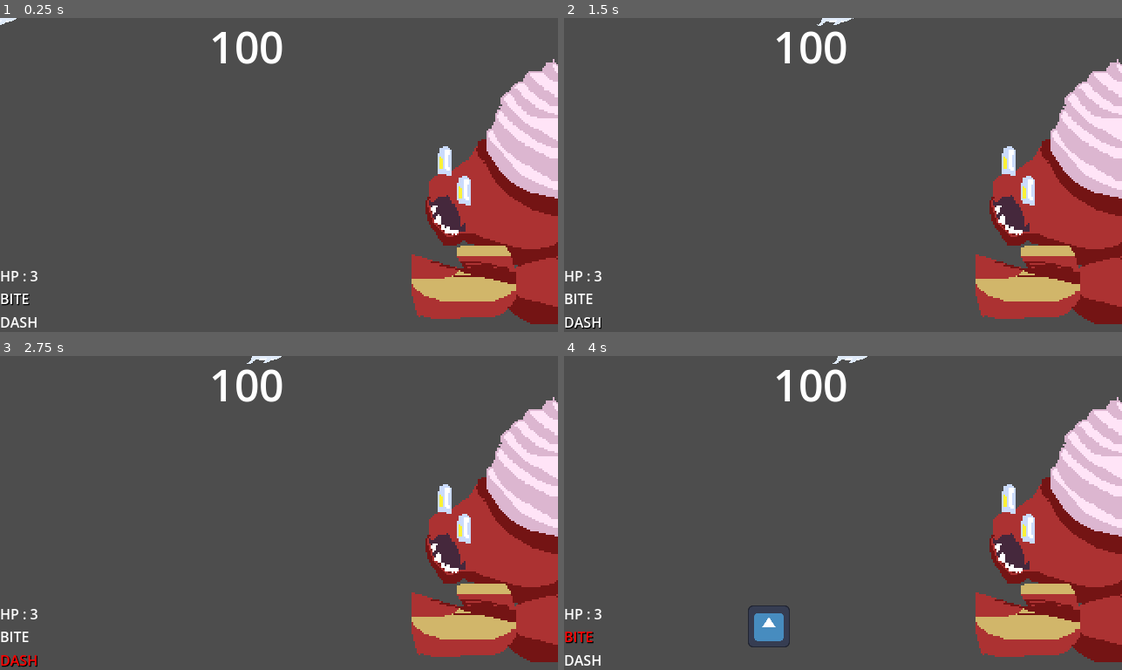
Above: before the commit, frames 1-4 (two rows, left to right).
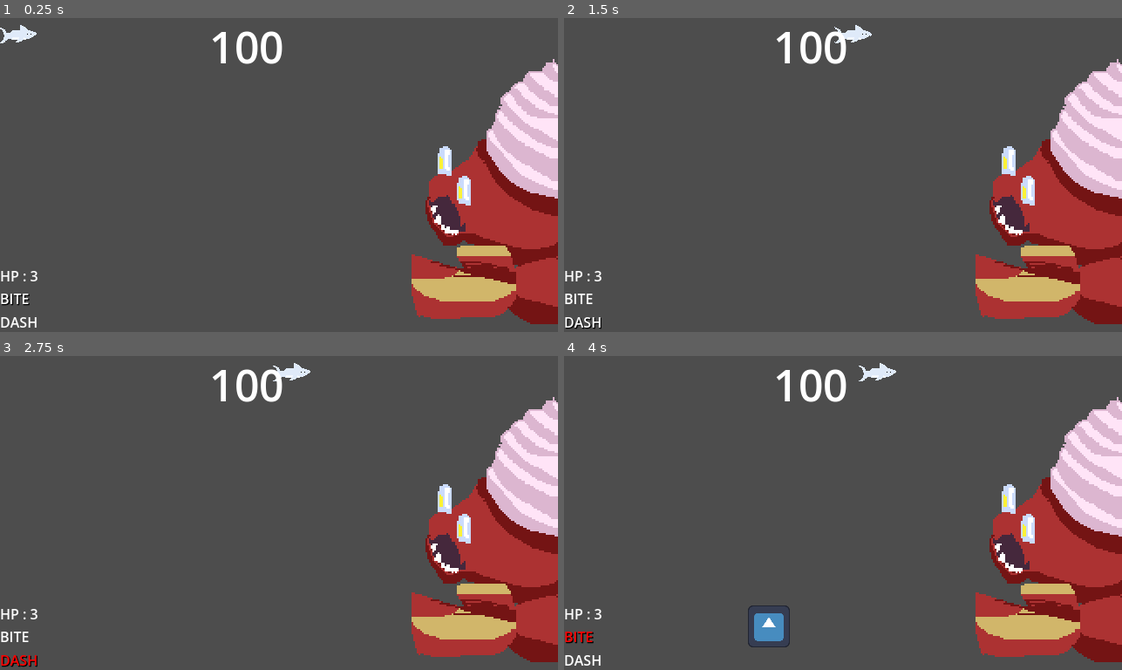
Above: after the commit, the same moments.

Repository: bugger1248/Fin_the_shark
Game: Godot game, scene res://Scenes/game.tscn
The game is run twice, just before and just after one commit, with the same random seed, the same clock (stepped at 60 frames per second) and the same inputs. Before the commit the project starts from res://game.tscn. The engine's default icon, where the game draws it, is replaced by a stand-in: a white triangle on a blue panel in a dark square.
Inputs:
- Up to frame 1 (0.25 s): no input
- Up to frame 2 (1.5 s): tap Enter at 0.5 s; hold Right (move_right) 0.53-1.28 s; tap Space (choose_action) at 0.6, 1.35 s; hold S (action_down) from 1.28 s (still down)
- Up to frame 3 (2.75 s): release S (action_down) at 2.03 s; hold Right (move_right) from 2.03 s (still down); tap Space (choose_action) at 2.1 s
- Up to frame 4 (4 s): release Right (move_right) at 2.78 s; hold W (action_up) 2.78-3.53 s; tap Space (choose_action) at 2.85, 3.6 s; hold Left (move_left) from 3.53 s (still down)

The runs differ from the first frame. In frame 1, 0.2% of the frame differs, in the area x 0-7%, y 0-9%; in frame 2, 0.3%; in frame 3, 0.3%; in frame 4, 0.3%, in the area x 48-60%, y 0-9%.

Commit message:
fixed hurtbox and position bound

Diff:
--- a/fin-the-shark/action_menu.tscn
+++ b/fin-the-shark/Scenes/action_menu.tscn
@@ -1,6 +1,6 @@
 [gd_scene load_steps=2 format=3 uid="uid://ndf6qgls4d25"]
 
-[ext_resource type="Script" uid="uid://bdmrhhxm7x1li" path="res://action_menu.gd" id="1_tpary"]
+[ext_resource type="Script" uid="uid://bdmrhhxm7x1li" path="res://Scripts/action_menu.gd" id="1_tpary"]
 
 [node name="ActionMenu" type="Control"]
 layout_mode = 3
--- a/fin-the-shark/fin.tscn
+++ b/fin-the-shark/Scenes/fin.tscn
@@ -1,9 +1,9 @@
 [gd_scene load_steps=12 format=3 uid="uid://dt1yjfqmit6yd"]
 
-[ext_resource type="Script" uid="uid://di7lr8lhhp7k2" path="res://fin.gd" id="1_kp3xx"]
-[ext_resource type="Texture2D" uid="uid://x5msuys4kbcn" path="res://Fin.png" id="2_kp3xx"]
-[ext_resource type="PackedScene" uid="uid://d1qevhpykafk4" path="res://hit_box.tscn" id="3_igkyy"]
-[ext_resource type="PackedScene" uid="uid://cesa2j6038xon" path="res://hurt_box.tscn" id="4_3jrsg"]
+[ext_resource type="Script" uid="uid://di7lr8lhhp7k2" path="res://Scripts/fin.gd" id="1_kp3xx"]
+[ext_resource type="Texture2D" uid="uid://x5msuys4kbcn" path="res://Assets/Fin.png" id="2_kp3xx"]
+[ext_resource type="PackedScene" uid="uid://d1qevhpykafk4" path="res://Scenes/hit_box.tscn" id="3_igkyy"]
+[ext_resource type="PackedScene" uid="uid://cesa2j6038xon" path="res://Scenes/hurt_box.tscn" id="4_3jrsg"]
 
 [sub_resource type="RectangleShape2D" id="RectangleShape2D_3jrsg"]
 size = Vector2(26, 26)
--- a/fin-the-shark/game.tscn
+++ b/fin-the-shark/Scenes/game.tscn
@@ -1,10 +1,10 @@
 [gd_scene load_steps=6 format=3 uid="uid://c66ara07ywcql"]
 
-[ext_resource type="PackedScene" uid="uid://dt1yjfqmit6yd" path="res://fin.tscn" id="1_e2o6t"]
-[ext_resource type="Script" uid="uid://dku3q3tqxkgjt" path="res://game.gd" id="1_feb5d"]
-[ext_resource type="PackedScene" uid="uid://ndf6qgls4d25" path="res://action_menu.tscn" id="2_feb5d"]
-[ext_resource type="PackedScene" uid="uid://ceqjomb7xi0i5" path="res://health_container.tscn" id="4_7jktm"]
-[ext_resource type="PackedScene" uid="uid://dhkk5106hioql" path="res://krabby.tscn" id="4_fc0e3"]
+[ext_resource type="PackedScene" uid="uid://dt1yjfqmit6yd" path="res://Scenes/fin.tscn" id="1_e2o6t"]
+[ext_resource type="Script" uid="uid://dku3q3tqxkgjt" path="res://Scripts/game.gd" id="1_feb5d"]
+[ext_resource type="PackedScene" uid="uid://ndf6qgls4d25" path="res://Scenes/action_menu.tscn" id="2_feb5d"]
+[ext_resource type="PackedScene" uid="uid://ceqjomb7xi0i5" path="res://Scenes/health_container.tscn" id="4_7jktm"]
+[ext_resource type="PackedScene" uid="uid://dhkk5106hioql" path="res://Scenes/krabby.tscn" id="4_fc0e3"]
 
 [node name="Game" type="Node2D"]
 script = ExtResource("1_feb5d")
--- a/fin-the-shark/health_container.tscn
+++ b/fin-the-shark/Scenes/health_container.tscn
@@ -1,6 +1,6 @@
 [gd_scene load_steps=2 format=3 uid="uid://ceqjomb7xi0i5"]
 
-[ext_resource type="Script" uid="uid://ds4p54bnyy5e0" path="res://health_container.gd" id="1_rctsn"]
+[ext_resource type="Script" uid="uid://ds4p54bnyy5e0" path="res://Scripts/health_container.gd" id="1_rctsn"]
 
 [node name="HealthContainer" type="Label"]
 offset_right = 40.0
--- a/fin-the-shark/hit_box.tscn
+++ b/fin-the-shark/Scenes/hit_box.tscn
@@ -1,6 +1,6 @@
 [gd_scene load_steps=2 format=3 uid="uid://d1qevhpykafk4"]
 
-[ext_resource type="Script" uid="uid://chqc7wvsekb1p" path="res://hit_box.gd" id="1_hmo53"]
+[ext_resource type="Script" uid="uid://chqc7wvsekb1p" path="res://Scripts/hit_box.gd" id="1_hmo53"]
 
 [node name="HitBox" type="Area2D"]
 script = ExtResource("1_hmo53")
--- a/fin-the-shark/hurt_box.tscn
+++ b/fin-the-shark/Scenes/hurt_box.tscn
@@ -1,6 +1,6 @@
 [gd_scene load_steps=2 format=3 uid="uid://cesa2j6038xon"]
 
-[ext_resource type="Script" uid="uid://d1xohpe0jhff7" path="res://hurt_box.gd" id="1_6d2hw"]
+[ext_resource type="Script" uid="uid://d1xohpe0jhff7" path="res://Scripts/hurt_box.gd" id="1_6d2hw"]
 
 [node name="HurtBox" type="Area2D"]
 script = ExtResource("1_6d2hw")
--- a/fin-the-shark/krabby.tscn
+++ b/fin-the-shark/Scenes/krabby.tscn
@@ -1,9 +1,9 @@
 [gd_scene load_steps=11 format=3 uid="uid://dhkk5106hioql"]
 
-[ext_resource type="Script" uid="uid://cmrik5t5lqv0n" path="res://krabby.gd" id="1_tfomv"]
-[ext_resource type="Texture2D" uid="uid://d1dg744h5swwm" path="res://krabby.png" id="2_vhrx4"]
-[ext_resource type="PackedScene" uid="uid://cesa2j6038xon" path="res://hurt_box.tscn" id="3_hne63"]
-[ext_resource type="PackedScene" uid="uid://d1qevhpykafk4" path="res://hit_box.tscn" id="4_vhrx4"]
+[ext_resource type="Script" uid="uid://cmrik5t5lqv0n" path="res://Scripts/krabby.gd" id="1_tfomv"]
+[ext_resource type="Texture2D" uid="uid://d1dg744h5swwm" path="res://Assets/krabby.png" id="2_vhrx4"]
+[ext_resource type="PackedScene" uid="uid://cesa2j6038xon" path="res://Scenes/hurt_box.tscn" id="3_hne63"]
+[ext_resource type="PackedScene" uid="uid://d1qevhpykafk4" path="res://Scenes/hit_box.tscn" id="4_vhrx4"]
 
 [sub_resource type="Animation" id="Animation_hne63"]
 length = 0.001
--- a/fin-the-shark/main_menu.tscn
+++ b/fin-the-shark/Scenes/main_menu.tscn
@@ -1,6 +1,6 @@
 [gd_scene load_steps=2 format=3 uid="uid://bmntoxuf57a5f"]
 
-[ext_resource type="Script" uid="uid://qqx6pw0sndia" path="res://main_menu.gd" id="1_06t4h"]
+[ext_resource type="Script" uid="uid://qqx6pw0sndia" path="res://Scripts/main_menu.gd" id="1_06t4h"]
 
 [node name="MainMenu" type="Control"]
 layout_mode = 3
--- a/fin-the-shark/shell.tscn
+++ b/fin-the-shark/Scenes/shell.tscn
@@ -1,6 +1,6 @@
 [gd_scene load_steps=4 format=3 uid="uid://cxdpw0jsp4ud"]
 
-[ext_resource type="Script" uid="uid://cicqkhl8n1f6p" path="res://shell.gd" id="1_et3vo"]
+[ext_resource type="Script" uid="uid://cicqkhl8n1f6p" path="res://Scripts/shell.gd" id="1_et3vo"]
 [ext_resource type="Texture2D" uid="uid://cy2cmyvb3omih" path="res://icon.svg" id="2_2e587"]
 
 [sub_resource type="RectangleShape2D" id="RectangleShape2D_et3vo"]
--- a/fin-the-shark/action_menu.gd
+++ b/fin-the-shark/Scripts/action_menu.gd
@@ -26,7 +26,6 @@
 		timers_array.append(timer)
 		action.timer = timer
 
-		print("time left is : ",timer.time_left )
 
 	display_chosen_action()
 
@@ -83,9 +82,6 @@
 	if !actions_array[current_action].timer.is_stopped():
 		return
 
-	if actions_array[current_action].timer.time_left > 0:
-		print("action timed out")
+
 
 	queue_action.emit(chosen_action)
-
-	print("this action was chosen : ",chosen_action)
--- a/fin-the-shark/actions.gd
+++ b/fin-the-shark/Scripts/actions.gd
@@ -9,4 +9,3 @@
 func start_cooldown():
 	if timer:
 		timer.start()
-		print("timer started with waitime: ",timer.time_left)
--- a/fin-the-shark/fin.gd
+++ b/fin-the-shark/Scripts/fin.gd
@@ -2,9 +2,7 @@
 
 @export var acceleration : int = 10
 @export var friction : int = 10
-
 @export var max_speed : int = 100
-
 @export var dash_velocity :int = 200
 
 enum CONTROL_STATE {CAN_MOVE, CANNOT_MOVE}
@@ -12,16 +10,13 @@
 
 var actions_array :Array[Actions]
 
-var current_action : int = ACTIONS.NONE
-var current_control_state : int = CONTROL_STATE.CAN_MOVE
+var current_action : ACTIONS = ACTIONS.NONE
+var current_control_state : CONTROL_STATE = CONTROL_STATE.CAN_MOVE
 
 var direction_x : int = 0
 var direction_y : int = 0
 
 var dash_final_pos : int = 560
-
-var is_performing : bool = false
-
 var original_pos : Vector2
 
 @onready var hit_box : HitBox = $HitBox
@@ -29,14 +24,24 @@
 @onready var hurt_box : HurtBox = $HurtBox
 
 var health : int = 3
+var invincibility_timer : Timer = Timer.new()
+@export var invincibility_duration : float = 2.0
+var is_invincible : bool = false
 
 signal health_changed(new:int)
+
+var playable_area : Rect2i = Rect2i(20,20,600,320)
 
 func _ready() -> void:
 	actions_array = [
 		preload("res://bite.tres"),
 		preload("res://dash.tres")
 	]
+
+	invincibility_timer.one_shot = true
+	invincibility_timer.wait_time = invincibility_duration
+	invincibility_timer.timeout.connect(_on_invincibility_timeout)
+	add_child(invincibility_timer)
 
 	hurt_box.area_entered.connect(_on_hurt_box_entered)
 
@@ -53,6 +58,7 @@
 		execute_dash()
 
 	position += velocity * delta
+	bound_position()
 
 func clamp_velocity() -> void:
 	if velocity.x > max_speed:
@@ -119,12 +125,9 @@
 	actions_array[0].start_cooldown()
 
 func _on_hurt_box_entered(_area : Area2D) -> void:
-	health -= 1
-	animation_player.play("hit")
-	health_changed.emit(health)
+	apply_damage()
 
-	if health <= 0:
-		set_process(false)
+
 
 func _on_action_chosen(action: String) -> void:
 
@@ -157,3 +160,38 @@
 
 
 	apply_friction()
+
+func bound_position():
+	if position.x < playable_area.position.x:
+		velocity.x = 0
+		position.x = playable_area.position.x
+
+	if position.x > playable_area.end.x:
+		velocity.x = 0
+		position.x = playable_area.end.x
+
+	if position.y > (playable_area.position.y + playable_area.size.y):
+		velocity.y = 0
+		position.y = (playable_area.position.y + playable_area.size.y)
+
+	if position.y < playable_area.position.y:
+		velocity.y = 0
+		position.y = playable_area.position.y
+
+func _on_invincibility_timeout():
+	is_invincible = false
+	if hurt_box.has_overlapping_areas():
+		apply_damage()
+
+
+func apply_damage():
+	if ! is_invincible:
+		health -= 1
+		animation_player.play("hit")
+		health_changed.emit(health)
+
+	invincibility_timer.start()
+	is_invincible = true
+
+	if health <= 0:
+		set_process(false)
--- a/fin-the-shark/krabby.gd
+++ b/fin-the-shark/Scripts/krabby.gd
@@ -12,7 +12,7 @@
 
 var attack_array
 
-var shell_scene := preload("res://shell.tscn")
+var shell_scene := preload("res://Scenes/shell.tscn")
 
 signal boss_died
 
--- a/fin-the-shark/main_menu.gd
+++ b/fin-the-shark/Scripts/main_menu.gd
@@ -1,6 +1,6 @@
 extends Control
 
-const VS_KRABBY := preload("res://game.tscn")
+const VS_KRABBY := preload("res://Scenes/game.tscn")
 
 func _on_play_button_pressed():
 	get_tree().change_scene_to_packed(VS_KRABBY)
--- a/fin-the-shark/bite.tres
+++ b/fin-the-shark/bite.tres
@@ -1,6 +1,6 @@
 [gd_resource type="Resource" script_class="Actions" load_steps=2 format=3 uid="uid://w2vg40t3hpk3"]
 
-[ext_resource type="Script" uid="uid://dcey74oowtmt0" path="res://actions.gd" id="1_1jeqq"]
+[ext_resource type="Script" uid="uid://dcey74oowtmt0" path="res://Scripts/actions.gd" id="1_1jeqq"]
 
 [resource]
 script = ExtResource("1_1jeqq")
--- a/fin-the-shark/dash.tres
+++ b/fin-the-shark/dash.tres
@@ -1,6 +1,6 @@
 [gd_resource type="Resource" script_class="Actions" load_steps=2 format=3 uid="uid://cyj0qls770c4w"]
 
-[ext_resource type="Script" uid="uid://dcey74oowtmt0" path="res://actions.gd" id="1_bxarg"]
+[ext_resource type="Script" uid="uid://dcey74oowtmt0" path="res://Scripts/actions.gd" id="1_bxarg"]
 
 [resource]
 script = ExtResource("1_bxarg")
--- a/fin-the-shark/project.godot
+++ b/fin-the-shark/project.godot
@@ -21,6 +21,14 @@
 window/size/viewport_height=360
 window/size/mode=3
 window/stretch/mode="canvas_items"
+
+[file_customization]
+
+folder_colors={
+"res://Assets/": "blue",
+"res://Scenes/": "red",
+"res://Scripts/": "green"
+}
 
 [input]
 
Renamed: fin-the-shark/Fin.png -> fin-the-shark/Assets/Fin.png
Not shown, changed: fin-the-shark/Assets/Fin.png.import
Renamed: fin-the-shark/krabby.png -> fin-the-shark/Assets/krabby.png
Not shown, changed: fin-the-shark/Assets/krabby.png.import
Renamed: fin-the-shark/action_menu.gd.uid -> fin-the-shark/Scripts/action_menu.gd.uid
Renamed: fin-the-shark/actions.gd.uid -> fin-the-shark/Scripts/actions.gd.uid
Renamed: fin-the-shark/fin.gd.uid -> fin-the-shark/Scripts/fin.gd.uid
Renamed: fin-the-shark/game.gd -> fin-the-shark/Scripts/game.gd
Renamed: fin-the-shark/game.gd.uid -> fin-the-shark/Scripts/game.gd.uid
Renamed: fin-the-shark/health_container.gd -> fin-the-shark/Scripts/health_container.gd
Renamed: fin-the-shark/health_container.gd.uid -> fin-the-shark/Scripts/health_container.gd.uid
Renamed: fin-the-shark/hit_box.gd -> fin-the-shark/Scripts/hit_box.gd
(and 8 more such lines)
